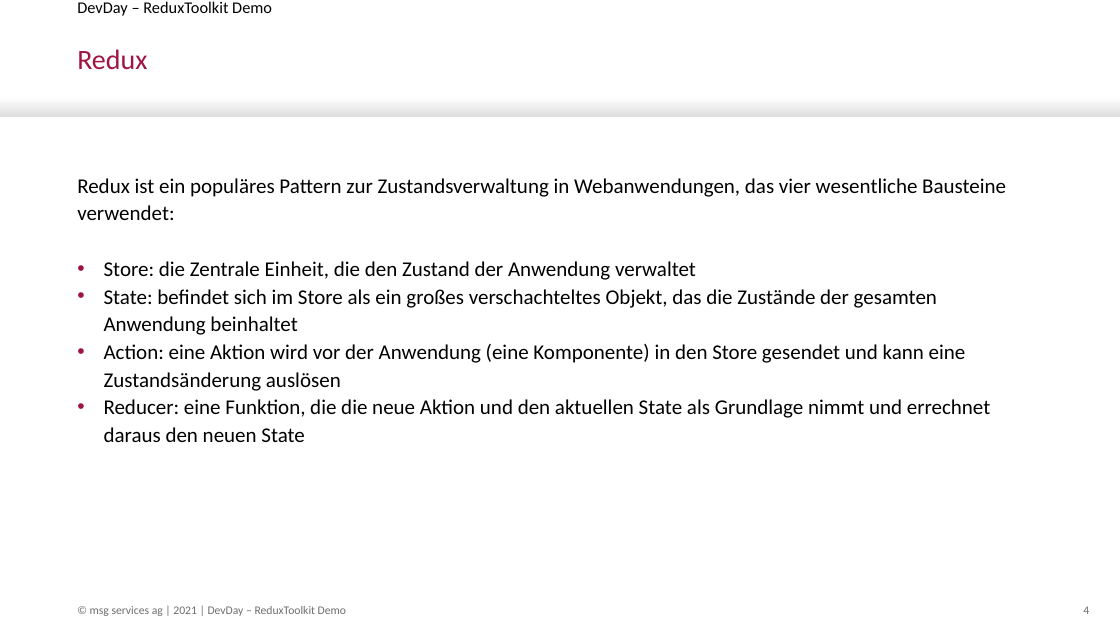
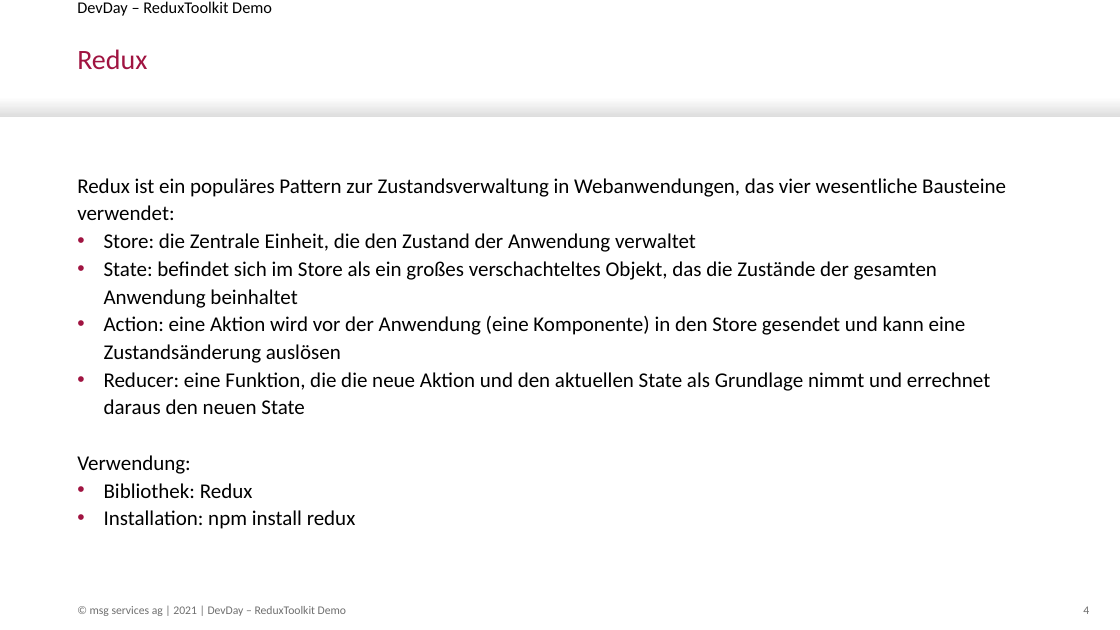
Before and after one commit to woschow/redux-toolkit-demo, a slide deck: slide 4 of ppt/ReduxToolkitDemo.pptx. Drawn at 1120x630 pixels with LibreOffice and Linux fonts; fonts in the diff are those of the drawing; background and template pictures are left out. Boxes give left, top, right and bottom in pixels: in the first picture for what was removed or moved away, otherwise in the second. Text is boxed around its words. In the diff, an @@ line names an element or a change of style, - is before the commit and + after.

Commit message:
Modified powerpoint presentation

```diff
--- a/ppt/ReduxToolkitDemo.pptx
+++ b/ppt/ReduxToolkitDemo.pptx
@@ text at [77, 455, 356, 529]: paragraphs added @@
+Verwendung:
+• Bibliothek: Redux
+• Installation: npm install redux
```
Also in this commit, not shown: 1 other slide changed, 1 slide added.
